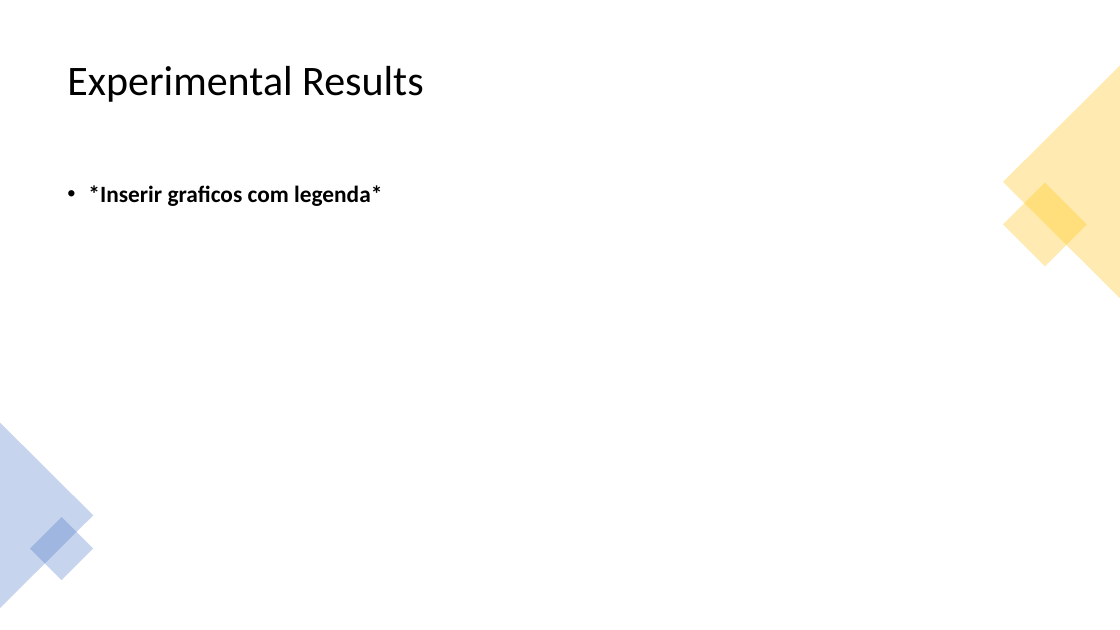
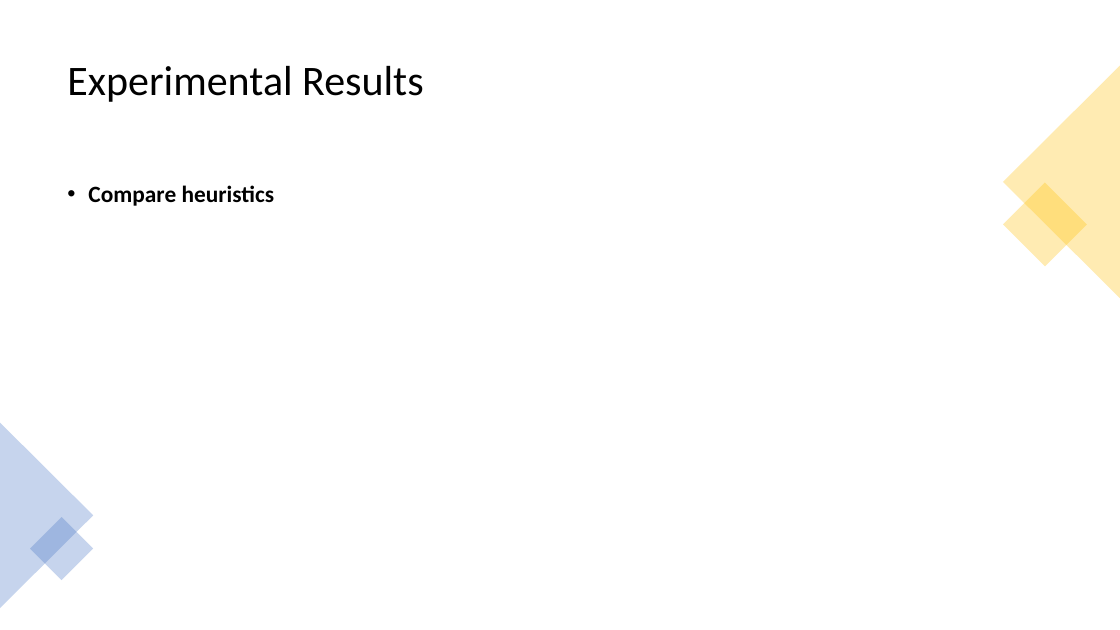
Before and after one commit to Juanbl2001/IART, a slide deck: slide 8 of docs/Final Delivery.odp. Drawn at 1120x630 pixels with LibreOffice and Linux fonts; fonts in the diff are those of the drawing. Boxes give left, top, right and bottom in pixels: in the first picture for what was removed or moved away, otherwise in the second. Text is boxed around its words. In the diff, an @@ line names an element or a change of style, - is before the commit and + after.

```diff
--- a/docs/Final Delivery.odp
+++ b/docs/Final Delivery.odp
@@ text at box(88, 185, 275, 206): text changed @@
-• *Inserir graficos com legenda*
+• Compare heuristics
```
Also in this commit, not shown: 3 other slides changed, 1 other file.
